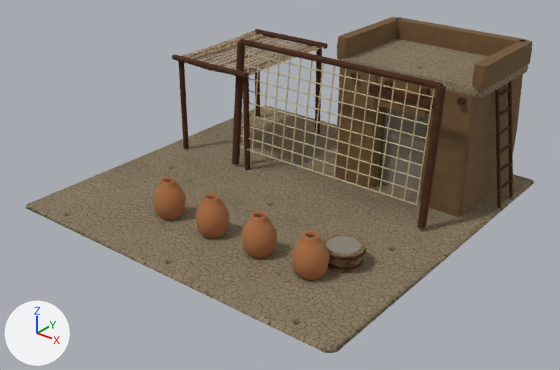
A saved change to the glTF model assets/3d/sumer-buildings/fishing.glb.
Before and after are seen from a camera (50 mm lens) standing at (6.3, -8.05, 5.11) and looking at (0.11, -0.32, 0.31). Arrows for +X, +Y and +Z are at lower left; the lights stay in place. The picture after the commit comes second. Vertices at exactly the same position are counted once.

Names of what the first picture shows: 'fishing-0', 'fishing-1', 'fishing-2', 'fishing-3', 'fishing-4', 'fishing-5', 'fishing-6', 'fishing-7', 'fishing-8'.
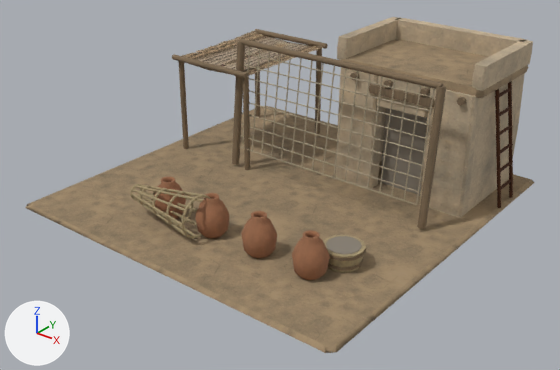
Edits to the bpy script that builds the scene:
```text
Add mat_courtyard_wood:
    mat_courtyard_wood = bpy.data.materials.new('courtyard-wood')
    # colours: brown #8a755b
    # uses the picture img_assets_3d_textures_courtyard_wood_color_jpg
    # uses the picture img_assets_3d_textures_courtyard_wood_normal_jpg
Add mat_courtyard_plaster:
    mat_courtyard_plaster = bpy.data.materials.new('courtyard-plaster')
    # colours: beige #ccb79a
    # uses the picture img_assets_3d_textures_courtyard_plaster_color_jpg
    # uses the picture img_assets_3d_textures_courtyard_plaster_normal_jpg
Add mat_courtyard_earth:
    mat_courtyard_earth = bpy.data.materials.new('courtyard-earth')
    # colours: beige #a58d6e
    # uses the picture img_assets_3d_textures_courtyard_earth_color_jpg
    # uses the picture img_assets_3d_textures_courtyard_earth_normal_jpg
Add mat_courtyard_reed:
    mat_courtyard_reed = bpy.data.materials.new('courtyard-reed')
    # colours: beige #b4a27b
    # uses the picture img_assets_3d_textures_courtyard_reed_color_jpg
    # uses the picture img_assets_3d_textures_courtyard_reed_normal_jpg
Change me_mesh_0:
    where me_mesh_0.from_pydata(...)  # 48 vertices, 88 faces; spans x -2.69..2.69, y -2.69..2.69, z 0.0..1.91
    remove me_mesh_0.materials.append(mat_alluvial_earth)
    add me_mesh_0.materials.append(mat_courtyard_earth)
Change me_mesh_1:
    remove me_mesh_1.from_pydata(...)  # 216 vertices, 396 faces; spans x 0.17..2.43, y 0.83..2.47, z 0.0..2.2
    remove me_mesh_1.materials.append(mat_warm_clay_plaster)
    add me_mesh_1.from_pydata(...)  # 216 vertices, 396 faces; spans x 0.17..2.44, y 0.82..2.47, z 0.0..2.2
    edits to the shape of me_mesh_1 do not show in these pictures
    add me_mesh_1.materials.append(mat_courtyard_plaster)
Change me_mesh_3:
    where me_mesh_3.from_pydata(...)  # 322 vertices, 584 faces; spans x -2.4..2.25, y -1.43..2.53, z 0.0..2.04
    remove me_mesh_3.materials.append(mat_worn_timber)
    add me_mesh_3.materials.append(mat_courtyard_wood)
Change me_mesh_8:
    used by ob_fishing_8; location = (2.34, 1.65, 0.0); rotation_euler = (0.0, -3.142, 0.0), in degrees (0, -180, 0); scale = (1.0, 1.0, -1.0)
    remove me_mesh_8.from_pydata(...)  # 126 vertices, 216 faces; spans x -0.33..0.03, y -0.22..0.22, z 0.06..2.08
    add me_mesh_8.from_pydata(...)  # 126 vertices, 216 faces; spans x 2.31..2.67, y 1.43..1.88, z 0.06..2.08
    me_mesh_8 part 1: the whole mesh is mirrored in x about its middle, then moved by (2.64, 1.65, 0.0)
Remove ob_fishing_7:
    ob_fishing_7 = bpy.data.objects.new('fishing-7', me_mesh_7)
Change ob_fishing_8:
    ob_fishing_8.rotation_euler: (0.0, -3.142, 0.0) -> (0.0, 0.0, 0.0)  # degrees (0, -180, 0) -> degrees (0, 0, 0)
    ob_fishing_8.scale: (1.0, 1.0, -1.0) -> (1.0, 1.0, 1.0)
    ob_fishing_8.location: (2.34, 1.65, 0.0) -> (0.0, 0.0, 0.0)
Add ob_original_fishing_reed_mat:
    ob_original_fishing_reed_mat = bpy.data.objects.new('original-fishing-reed-mat', me_mesh_7_1)  # 1468 vertices, 2896 faces; spans x -1.23..2.04, y -2.12..-0.88, z 0.05..0.68
    ob_original_fishing_reed_mat.location = (0.0, 0.0, 0.0)
```

Pixel boxes [x1, y1, x2, y2] of what changed, in the pictures (560 x 370 px; the box of a moved part takes in the faces that stretch with it):
'fishing-0', recoloured: [26, 39, 535, 353] in both
'fishing-1', recoloured (lighter): [336, 17, 532, 217] in both
'fishing-3', recoloured: [172, 29, 466, 271] in both
'original-fishing-reed-mat', added: after [130, 184, 366, 273]
'fishing-7', deleted (brown): before [324, 235, 366, 273]
part 1 of me_mesh_8, moved or reshaped: [495, 81, 513, 208] in both
